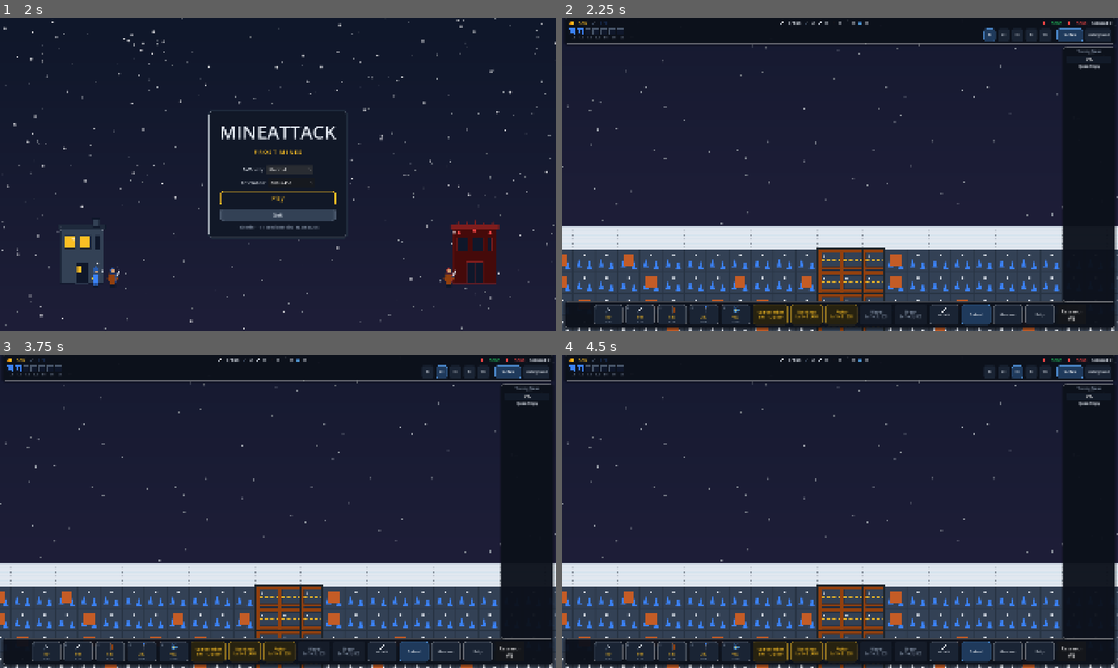
Above: before the commit, frames 1-4 (two rows, left to right).
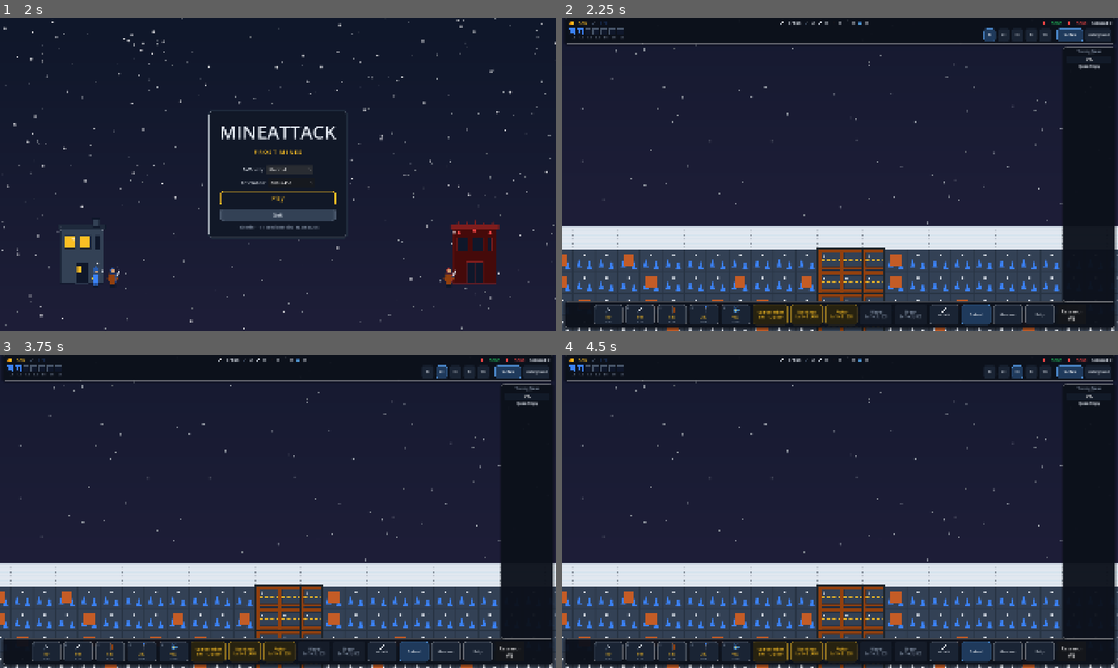
Above: after the commit, the same moments.

Repository: SZaidi00/mine-attack
Game: Godot game, scene res://scenes/ui/main_menu.tscn
Same seed, same stepped clock (60 frames per second), same inputs: the game is played once before the commit and once after it.
Inputs:
- Up to frame 1 (2 s): click "Normal" at 0.5 s; click "Normal" at 1.25 s
- Up to frame 2 (2.25 s): click "Play" at 2 s
- Up to frame 3 (3.75 s): click "1×" at 2.75 s; click "2×" at 3.5 s
- Up to frame 4 (4.5 s): click "3×" at 4.25 s

Frame 1 is identical in both runs. In frame 2, 0.3% of the frame differs, in the area x 0-100%, y 8-66%; in frame 3, 0.3%; in frame 4, 0.3%.

Commit message:
resolution fix i think

Diff:
--- a/scripts/controllers/player_controller.gd
+++ b/scripts/controllers/player_controller.gd
@@ -199,9 +199,10 @@
 		_shake_strength = move_toward(_shake_strength, 0.0, delta * 30.0)
 	elif camera.offset != Vector2.ZERO:
 		camera.offset = Vector2.ZERO
-	# Clamp camera within world bounds. Only clamp when the viewport is smaller
-	# than the playable area; otherwise the whole world is visible and the player
-	# should be free to pan (e.g. to follow surface/underground views).
+	# Clamp camera within world bounds. When the view is larger than the
+	# bounds on an axis (e.g. a 1440p+ window where the whole world fits),
+	# pin the camera to the bounds center on that axis instead of leaving it
+	# free to drift past the world into empty space.
 	var half_size: Vector2 = get_viewport().get_visible_rect().size / (2.0 * camera.zoom)
 	var min_pos: Vector2 = Vector2((GridWorld.X_MIN - 2) * GridWorld.CELL_SIZE, -300)
 	var max_pos: Vector2 = Vector2((GridWorld.X_MAX + 3) * GridWorld.CELL_SIZE, (GridWorld.Y_MAX + 4) * GridWorld.CELL_SIZE)
@@ -209,8 +210,12 @@
 	var hi: Vector2 = max_pos - half_size
 	if lo.x <= hi.x:
 		camera.position.x = clampf(camera.position.x, lo.x, hi.x)
+	else:
+		camera.position.x = (min_pos.x + max_pos.x) / 2.0
 	if lo.y <= hi.y:
 		camera.position.y = clampf(camera.position.y, lo.y, hi.y)
+	else:
+		camera.position.y = (min_pos.y + max_pos.y) / 2.0
 
 
 func _unhandled_input(event: InputEvent) -> void:
--- a/scripts/world/grid_world.gd
+++ b/scripts/world/grid_world.gd
@@ -68,13 +68,24 @@
 var _wall_max_hp: int = WALL_HP_TOTAL
 var _central_wall_cells: Array[Vector2i] = []
 
+# Backgrounds are padded this far beyond the map on every side so wide or
+# tall windows (where the whole world fits in view) never show unpainted void.
+const _BG_PAD: float = 3200.0
+
 var _view_mode: PlayerController.ViewMode = PlayerController.ViewMode.SURFACE
 var _cell_flash: Dictionary = {}  # Vector2i -> remaining flash time
 # Drives the magma/crystal shimmer redraws on the deep layers (Phase 8).
 var _shimmer_timer: float = 0.0
+# Edge colors sampled from the background textures, used to fill the padded
+# bands above the sky and below the deepest layer (tiling those textures
+# vertically would visibly repeat the horizon/ground seam).
+var _sky_top_color: Color = Color(0.02, 0.03, 0.06)
+var _underground_bottom_color: Color = Color(0.02, 0.03, 0.06)
 
 
 func _ready() -> void:
+	_sky_top_color = _SKY_TEXTURE.get_image().get_pixel(0, 0)
+	_underground_bottom_color = _UNDERGROUND_TEXTURE.get_image().get_pixel(0, _UNDERGROUND_TEXTURE.get_height() - 1)
 	_generate_map()
 	_init_astar()
 	_connect_view_mode()
@@ -539,13 +550,15 @@
 
 
 func _draw_surface() -> void:
-	var world_left: float = (X_MIN - 1) * CELL_SIZE
-	var world_right: float = (X_MAX + 2) * CELL_SIZE
+	var world_left: float = (X_MIN - 1) * CELL_SIZE - _BG_PAD
+	var world_right: float = (X_MAX + 2) * CELL_SIZE + _BG_PAD
 	var world_width: float = world_right - world_left
 
-	# Sky background.
+	# Sky background, plus a solid band above it in its top-edge color so tall
+	# windows never show void (tiling it vertically would repeat the horizon).
 	var sky_height: float = _SKY_TEXTURE.get_height()
 	draw_texture_rect(_SKY_TEXTURE, Rect2(world_left, -sky_height, world_width, sky_height), true)
+	draw_rect(Rect2(world_left, -_BG_PAD, world_width, _BG_PAD - sky_height), _sky_top_color, true)
 
 	# Surface ground background.
 	var ground_height: float = _SURFACE_GROUND_TEXTURE.get_height()
@@ -563,18 +576,21 @@
 
 
 func _draw_underground() -> void:
-	var world_left: float = (X_MIN - 1) * CELL_SIZE
-	var world_right: float = (X_MAX + 2) * CELL_SIZE
+	var world_left: float = (X_MIN - 1) * CELL_SIZE - _BG_PAD
+	var world_right: float = (X_MAX + 2) * CELL_SIZE + _BG_PAD
 	var world_width: float = world_right - world_left
 
 	# Surface ceiling.
 	var ground_height: float = _SURFACE_GROUND_TEXTURE.get_height()
 	draw_texture_rect(_SURFACE_GROUND_TEXTURE, Rect2(world_left, 0, world_width, ground_height), true)
 
-	# Underground background.
+	# Underground background, plus a solid band below the deepest layer in its
+	# bottom-edge color so tall windows never show void.
 	var underground_y: float = CELL_SIZE
 	var underground_height: float = Y_MAX * CELL_SIZE
 	draw_texture_rect(_UNDERGROUND_TEXTURE, Rect2(world_left, underground_y, world_width, underground_height), true)
+	var underground_bottom: float = underground_y + underground_height
+	draw_rect(Rect2(world_left, underground_bottom, world_width, _BG_PAD), _underground_bottom_color, true)
 
 	for pos in _cells.keys():
 		if pos.y < 1:
Not shown, changed: AGENTS.md
